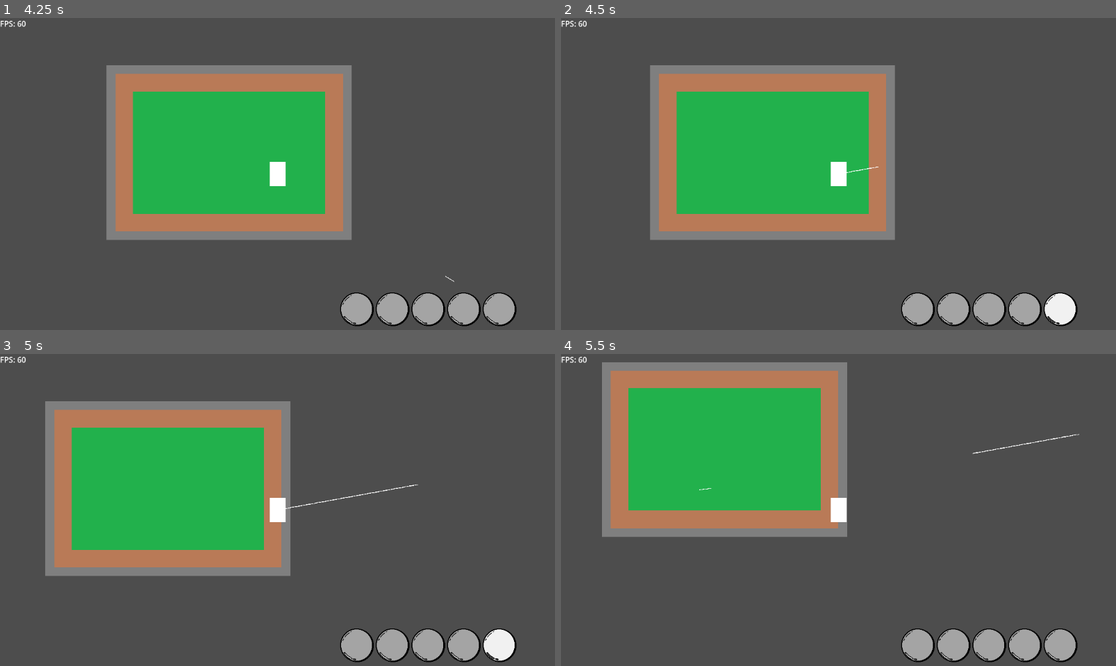
Above: before the commit, frames 1-4 (two rows, left to right).
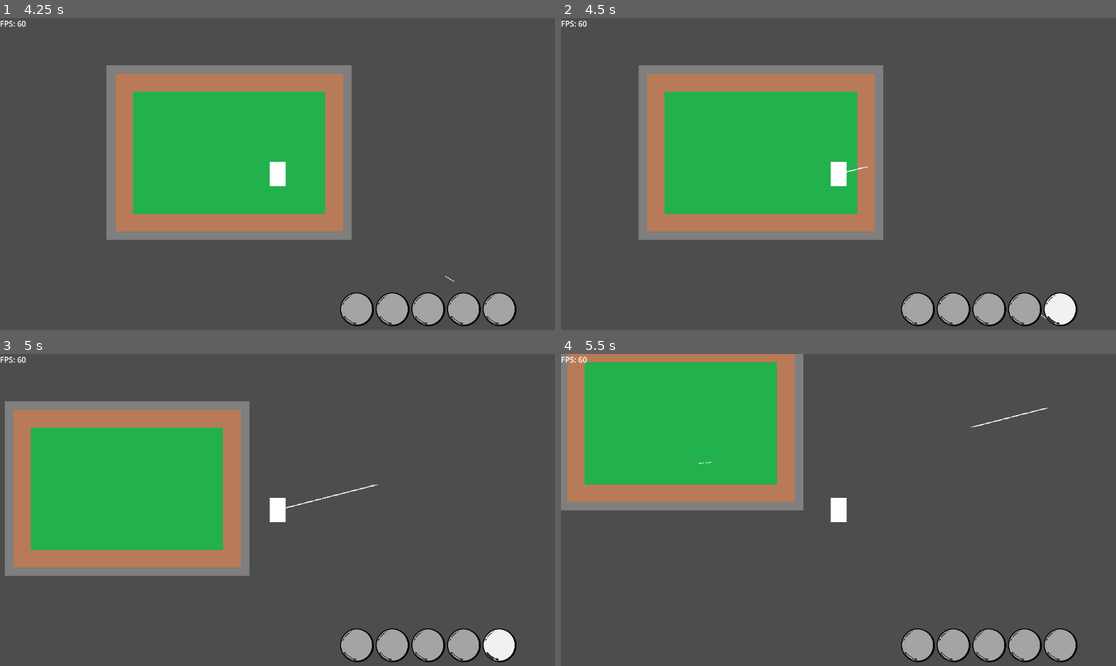
Above: after the commit, the same moments.

Repository: buloz/ld55
Game: Godot game, scene res://Scenes/Debug/DebugScene.tscn
Same seed, same stepped clock (60 frames per second), same inputs: the game is played once before the commit and once after it.
Inputs (mouse positions are in pixels of both pictures, inside the frame that each line leads up to):
- Up to frame 1 (4.25 s): click (355, 308) at 0.5 s; click (394, 308) at 1.25 s; click (427, 308) at 2 s; click (466, 308) at 2.75 s; click (499, 308) at 3.5 s
- Up to frame 2 (4.5 s): tap Enter (ui_accept) at 4.25 s; move the mouse to (960, 158) at 4.27 s; press the mouse at (960, 158) at 4.28 s; hold D (move_right) from 4.28 s (still down)
- Up to frame 3 (5 s): keep holding D (move_right); tap Enter (ui_accept) at 4.52, 4.82 s; tap R at 4.55 s
- Up to frame 4 (5.5 s): move the mouse to (727, 525) at 5.02 s; release D (move_right) at 5.03 s; release the mouse at (727, 525) at 5.03 s; hold S (move_down) from 5.03 s (still down); tap R at 5.1 s; tap Enter (ui_accept) at 5.27 s; tap Space at 5.3 s

Frame 1 is identical in both runs. In frame 2, 5.7% of the frame differs, in the area x 14-88%, y 15-97%; in frame 3, 12%; in frame 4, 21%, in the area x 0-94%, y 0-59%.

Commit message:
[Attack Initialize] Now sending playerTeam in attacks initialize.

Diff:
--- a/Projet/Scenes/Attacks/Blast/Blast.gd
+++ b/Projet/Scenes/Attacks/Blast/Blast.gd
@@ -7,6 +7,10 @@
 @export var attack:AttackComponent
 
 @onready var blastShape = $CollisionShape2D.shape
+
+func initialize(senderPosition: Vector2, targetPosition: Vector2, playerTeam: bool):
+	collision_mask = 0b10 if playerTeam else 0b01
+	offsetRadius = 100.0
 
 func _ready():
 	if blastShape is CircleShape2D:
--- a/Projet/Scenes/Attacks/Projectile/projectile.gd
+++ b/Projet/Scenes/Attacks/Projectile/projectile.gd
@@ -17,8 +17,10 @@
 	await get_tree().create_timer(lifeSpan).timeout
 	queue_free()
 
-func initialize(senderPosition, targetPosition):
+func initialize(senderPosition: Vector2, targetPosition: Vector2, playerTeam: bool):
 	#var projectile : Projectile = projectileScene.instantiate()
+
+	collision_mask = 0b10 if playerTeam else 0b01
 
 	$CollisionShape2D.shape = arrowShape
 
--- a/Projet/Scenes/Attacks/Projectile/projectile.tscn
+++ b/Projet/Scenes/Attacks/Projectile/projectile.tscn
@@ -5,7 +5,7 @@
 
 [node name="Projectile" type="Area2D" node_paths=PackedStringArray("attack")]
 collision_layer = 0
-collision_mask = 2
+collision_mask = 0
 script = ExtResource("1_5dd7b")
 attack = NodePath("AttackComponent")
 speed = 1000.0
--- a/Projet/Scenes/Attacks/Strike/Strike.gd
+++ b/Projet/Scenes/Attacks/Strike/Strike.gd
@@ -11,12 +11,20 @@
 var playerTeam
 var strike:bool = false
 
+
+func initialize(senderPosition: Vector2, targetPosition: Vector2, playerTeam: bool):
+	self.playerTeam = playerTeam
+
+	collision_mask = 0b10 if playerTeam else 0b01
+
+	position = senderPosition
+	set_as_top_level(true)
+
 # Called when the node enters the scene tree for the first time.
 func _ready():
-	collision_mask = 0b01
-	if playerTeam:
-		collision_mask <<= 1
+
 	await get_tree().create_timer(delay).timeout
+
 	for area in get_overlapping_areas():
 		if area is HitboxComponent and area.healthComponent and hasTarget:
 			area.damage(attack)
--- a/Projet/Scenes/Component/CasterComponent.gd
+++ b/Projet/Scenes/Component/CasterComponent.gd
@@ -20,7 +20,7 @@
 			#Create and add new spell instance
 			var newSpell = spellScene.instantiate()
 
-			newSpell.initialize(get_parent().global_position, get_parent().targetPosition)
+			newSpell.initialize(get_parent().global_position, get_parent().targetPosition, get_parent().playerTeam)
 
 			newSpell.get_node("AttackComponent").attack_damage = attackComponent.attack_damage
 			add_child(newSpell)
--- a/Projet/Scenes/Component/CasterComponent.tscn
+++ b/Projet/Scenes/Component/CasterComponent.tscn
@@ -2,6 +2,6 @@
 
 [ext_resource type="Script" path="res://Scenes/Component/CasterComponent.gd" id="1_2qdi5"]
 
-[node name="CasterComponent" type="Node"]
+[node name="CasterComponent" type="Node2D"]
 script = ExtResource("1_2qdi5")
 distanceToCast = 500.0
--- a/Projet/Scenes/Player/Player.gd
+++ b/Projet/Scenes/Player/Player.gd
@@ -5,8 +5,7 @@
 @export var strikeScene: PackedScene
 @export var projectileShapeResource: Shape2D
 
-const SPEED = 300.0
-const JUMP_VELOCITY = -400.0
+@export var speed = 500.0
 
 # Get the gravity from the project settings to be synced with RigidBody nodes.
 var gravity = ProjectSettings.get_setting("physics/2d/default_gravity")
@@ -21,17 +20,12 @@
 #TODO: faire un déplacement plus smooooooooth
 func _physics_process(_delta):
 
-	# Handle jump.
-	if Input.is_action_just_pressed("ui_accept") and is_on_floor():
-		velocity.y = JUMP_VELOCITY
 
-	# Get the input direction and handle the movement/deceleration.
-	# As good practice, you should replace UI actions with custom gameplay actions.
-	var xDirection = Input.get_axis("move_left", "move_right")
-	var yDirection = Input.get_axis("move_up", "move_down")
 
-	velocity.x = xDirection * SPEED if xDirection else move_toward(velocity.x, 0, SPEED)
-	velocity.y = yDirection * SPEED if yDirection else move_toward(velocity.y, 0, SPEED)
+	var direction = Vector2(Input.get_axis("move_left", "move_right"), Input.get_axis("move_up", "move_down")).normalized()
+
+	velocity.x = direction.x * speed if direction.x else move_toward(velocity.x, 0, speed)
+	velocity.y = direction.y * speed if direction.y else move_toward(velocity.y, 0, speed)
 
 	move_and_slide()
 
@@ -41,13 +35,9 @@
 func _process(_delta):
 	if Input.is_action_pressed("primary_action"):
 		var projectile : Projectile = projectileScene.instantiate()
-		projectile.get_node("CollisionShape2D").shape = projectileShapeResource
-		var projectileDirection = global_position.direction_to(get_global_mouse_position())
-		var projectileRotation = projectileDirection.angle()
-		projectile.rotation = projectileRotation
-		projectile.direction = projectileDirection
-		projectile.global_position = global_position
-		projectile.set_as_top_level(true)
+
+		projectile.initialize(position, get_global_mouse_position(), true)
+
 		add_child(projectile)
 
 	if Input.is_action_just_pressed("test"):
@@ -58,10 +48,9 @@
 	if event is InputEventKey:
 		if event.pressed and event.keycode == KEY_SPACE:
 			var blast : Blast = blastScene.instantiate()
+			blast.initialize(global_position, get_global_mouse_position(), true)
 			add_child(blast)
 		if event.pressed and event.keycode == KEY_R:
 			var strike : Strike = strikeScene.instantiate()
-			strike.playerTeam = true
-			strike.position = global_position
-			strike.set_as_top_level(true)
+			strike.initialize(global_position, get_global_mouse_position(), true)
 			add_child(strike)
